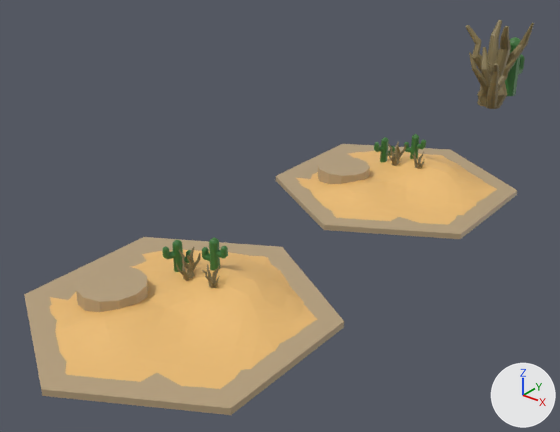
A saved change to the Blender file src/desert.blend.
Both versions are drawn from a camera (50 mm lens) standing at (6.86, -6.33, 5.99) and looking at (-0.6, 3.0, 0.2). Arrows for +X, +Y and +Z are at lower right; the lights stay in place.

Names of what the first picture shows: 'Cactus', 'Cylinder', 'Cylinder.001', 'Desert', 'DessertCombined', 'Shrub'.
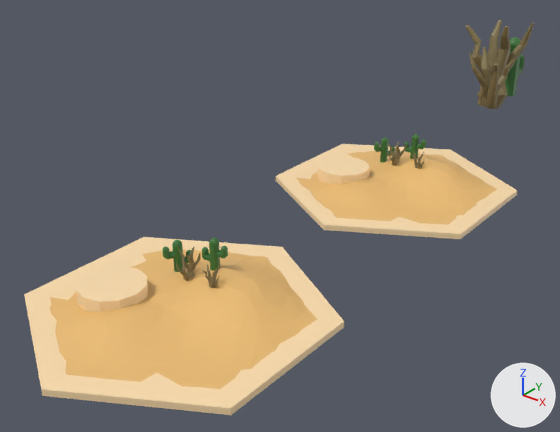
What differs and where, as boxes (x1, y1, x2, y2) in the pictures (560 x 432 px):
```json
{"object": "Cylinder", "change": "recoloured", "before": [276, 144, 517, 239], "after": [276, 144, 517, 239]}
{"object": "Cylinder.001", "change": "recoloured", "before": [318, 156, 370, 184], "after": [318, 156, 370, 184]}
```

Scene script edits in JSON lines:
```json
{"op": "set", "path": "mat_basemat.base_color", "old": "(0.48, 0.359, 0.211)", "new": "(1.0, 0.743, 0.43)", "note": "beige #b8a27f -> beige #ffe0af"}
```
